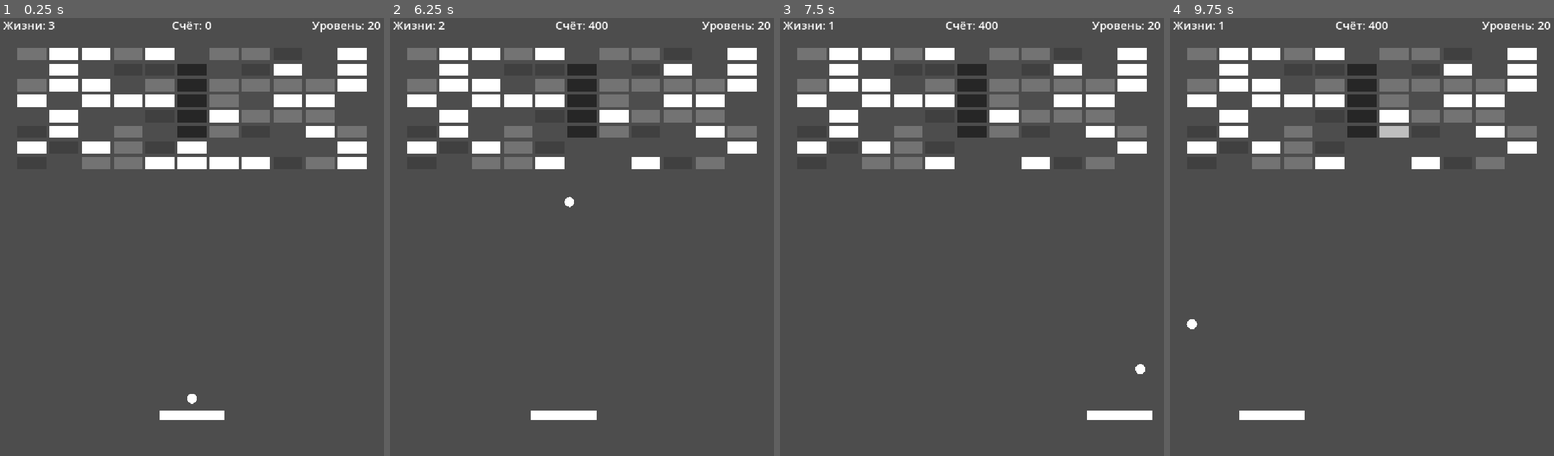
Above: before the commit, frames 1-4 (left to right).
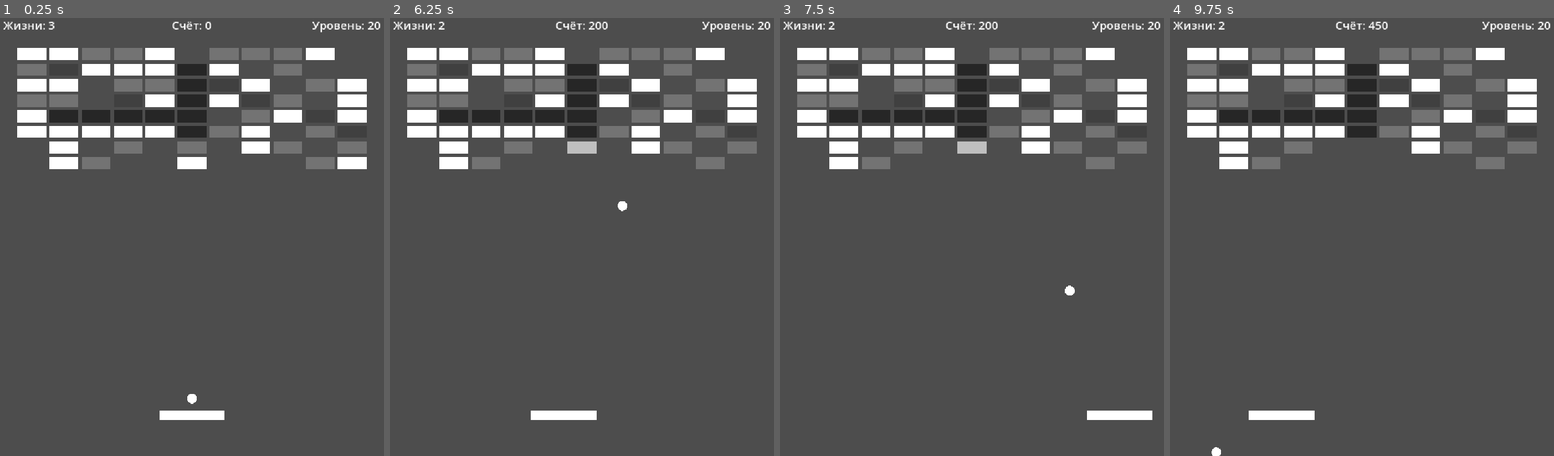
Above: after the commit, the same moments.

Repository: Ardarik421/arkanoid
Game: Godot game, scene res://scenes/main.tscn
Two runs of this game, one before a commit and one after it. Both use one fixed random seed, a clock stepped at 60 frames per second and the inputs below. The project has no main scene, so this scene is started directly.
Inputs:
- Up to frame 1 (0.25 s): no input
- Up to frame 2 (6.25 s): tap Enter at 0.5 s; hold D (move_right) 0.53-1.28 s; tap Space (launch_ball) at 0.6, 1.35, 2.1, 2.85, 3.5, 3.6, 4.35, 5.1, 5.85 s; hold A (move_left) 1.28-2.03 s; hold D (move_right) 2.03-3.53 s; hold A (move_left) 3.53-5.78 s; hold D (move_right) from 5.78 s (still down)
- Up to frame 3 (7.5 s): keep holding D (move_right); tap Space (launch_ball) at 6.6, 7.35 s
- Up to frame 4 (9.75 s): release D (move_right) at 8.03 s; hold A (move_left) 8.03-9.53 s; tap Space (launch_ball) at 8.1, 8.85, 9.6 s; hold D (move_right) from 9.53 s (still down)

The runs differ from the first frame. In frame 1, 12% of the frame differs, in the area x 4-96%, y 6-35%; in frame 2, 11%; in frame 3, 11%; in frame 4, 12%, in the area x 4-96%, y 0-100%.

Commit message:
удалил старые валидаторы и победил косячные генерации

Diff:
--- a/scenes/main.gd
+++ b/scenes/main.gd
@@ -82,12 +82,33 @@
 func generate_bricks():
 	breakable_bricks_left = 0
 
+	var minimum_breakable_bricks: int = 10
+	var breakable_cells: Array[Vector2i] = []
+	var wall_cells: Array[Vector2i] = []
+
+	while breakable_cells.size() < minimum_breakable_bricks:
+		breakable_cells.clear()
+		wall_cells.clear()
+
+		for row in range(rows):
+			for column in range(columns):
+				var cell = Vector2i(column, row)
+				var is_wall_brick = is_wall_position(row, column)
+
+				if is_wall_brick:
+					wall_cells.append(cell)
+
+				elif randf() <= current_fill_chance:
+					breakable_cells.append(cell)
+
 	for row in range(rows):
 		for column in range(columns):
-
-			var is_wall_brick = is_wall_position(row, column)
-
-			if not is_wall_brick and randf() > current_fill_chance:
+			var cell = Vector2i(column, row)
+
+			var is_wall_brick = cell in wall_cells
+			var is_breakable_brick = cell in breakable_cells
+
+			if not is_wall_brick and not is_breakable_brick:
 				continue
 
 			var brick = brick_scene.instantiate()
@@ -111,7 +132,6 @@
 					brick.max_health = 2
 					brick.points = 250
 
-			if not brick.indestructible:
 				breakable_bricks_left += 1
 
 			brick.position = Vector2(
@@ -353,15 +373,27 @@
 			else:
 				pattern_sizes[selected_pattern] = randi_range(3, 5)
 
-			pattern_sizes.erase(selected_pattern)
-
-			if count_wall_positions() > max_wall_bricks:
+			if (
+				count_wall_positions() > max_wall_bricks
+				or count_horizontal_patterns() > 1
+				or (
+					count_horizontal_patterns() > 0
+					and active_patterns.size() > 2
+				)
+			):
 				active_patterns.erase(selected_pattern)
 				pattern_offsets.erase(selected_pattern)
 				pattern_variants.erase(selected_pattern)
 				pattern_sizes.erase(selected_pattern)
+
 			else:
 				selected_count += 1
+
+				if selected_pattern == LevelPattern.CROSS:
+					break
+
+				available_patterns.erase(LevelPattern.CROSS)
+
 	var pattern_names: Array[String] = []
 
 	for pattern in active_patterns:
@@ -704,3 +736,21 @@
 				count += 1
 
 	return count
+
+func is_horizontal_pattern(pattern: LevelPattern) -> bool:
+	return (
+		pattern == LevelPattern.HORIZONTAL_WALL
+		or pattern == LevelPattern.DOUBLE_HORIZONTAL
+		or pattern == LevelPattern.HORIZONTAL_PLATFORMS
+		or pattern == LevelPattern.HORIZONTAL_GAP
+		or pattern == LevelPattern.CROSS
+	)
+
+func count_horizontal_patterns() -> int:
+	var count: int = 0
+
+	for pattern in active_patterns:
+		if is_horizontal_pattern(pattern):
+			count += 1
+
+	return count
--- a/scenes/main.tscn
+++ b/scenes/main.tscn
@@ -18,7 +18,7 @@
 script = ExtResource("1_sugp2")
 brick_scene = ExtResource("3_sugp2")
 test_start_level = 20
-use_test_pattern = true
+test_pattern = 0
 
 [node name="Walls" type="Node2D" parent="." unique_id=1927932240]
 
